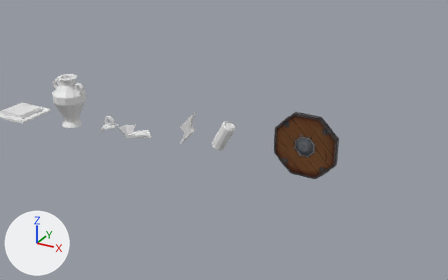
Two versions of the Blender file Arte/DeadPack.blend, one commit apart.
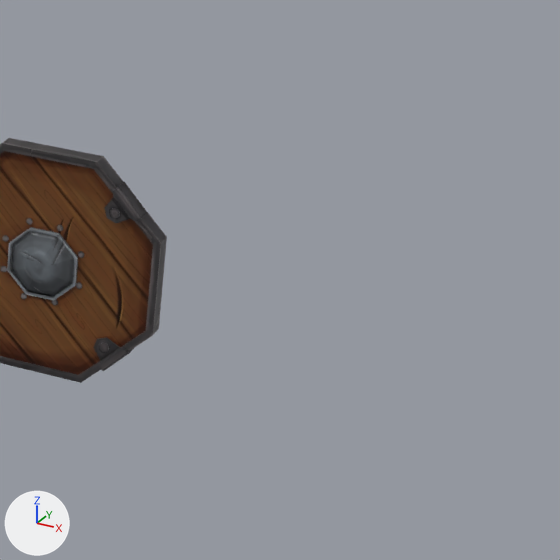
Each version appears first from a camera (50 mm lens) standing at (14.86, -7.03, 3.83) and looking at (11.52, -0.95, 0.79), and next in a close-up on the part from 65% to 100% of the width and 26% to 82% of the height. Every picture has the same lights, and +X, +Y and +Z are marked at lower left. The close-ups show mesh edges as thin lines.

The first close-up shows 'escudo'.
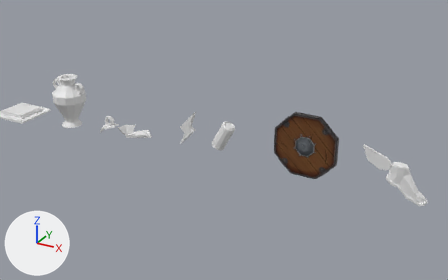
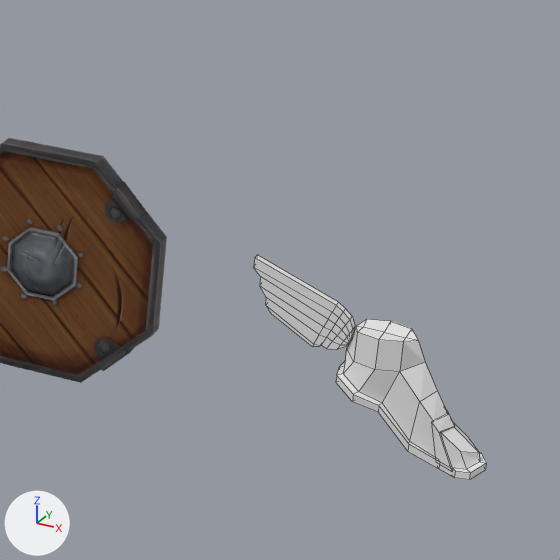
The edits, one by one:
Mesh me_hermes is new.
It has 188 vertices, 186 faces and spans x -0.287..0.554, y -0.13..0.083, z -0.525..0.096.
Object 'Hermes' (ob_hermes) is new; it shows me_hermes.
Its location is (13.294, -0.074, 0.621).

Changed parts and their boxes (x1, y1, x2, y2) in the close-ups (560 x 560 px):
'Hermes', added: after (253, 255, 486, 480)
